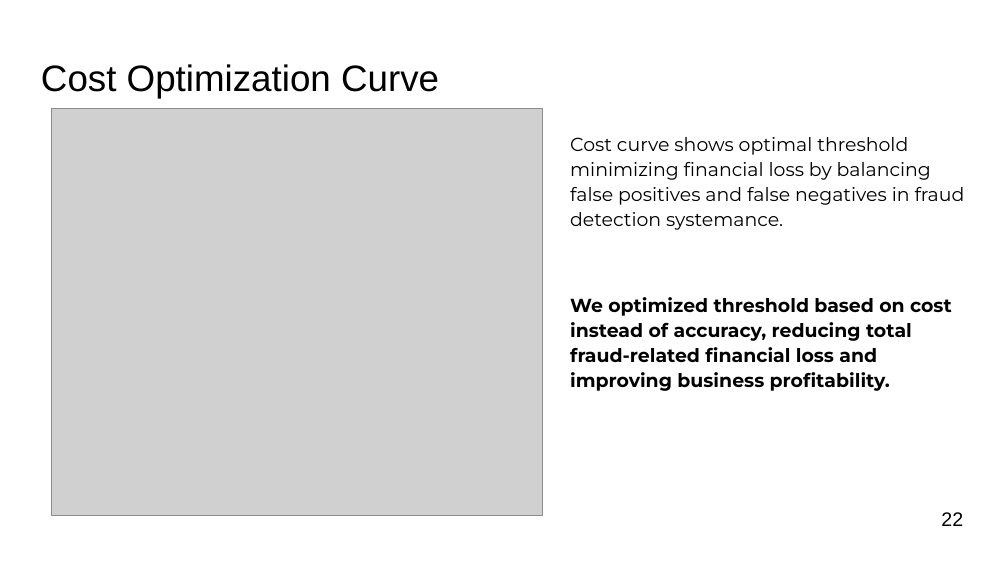
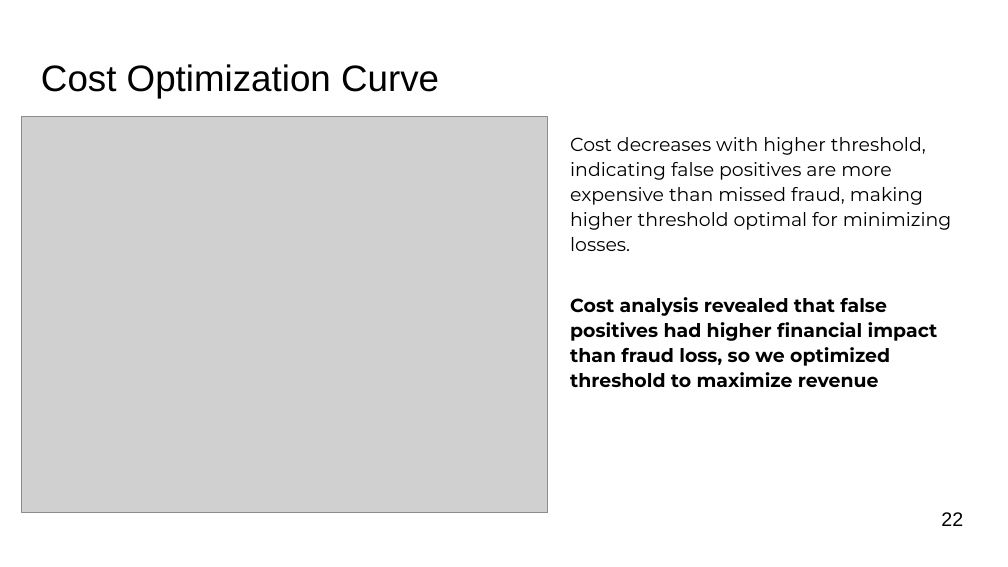
Before and after one commit to shraddhaGit-1813/DS_proj, a slide deck: slide 22 of ShraddhaTiwari - Final Presentation.pptx. Drawn at 1008x567 pixels with LibreOffice and Linux fonts; fonts in the diff are those of the drawing; grey boxes stand for pictures; background and template pictures are left out. Boxes give left, top, right and bottom in pixels: in the first picture for what was removed or moved away, otherwise in the second. Text is boxed around its words. In the diff, an @@ line names an element or a change of style, - is before the commit and + after.

```diff
--- a/ShraddhaTiwari - Final Presentation.pptx
+++ b/ShraddhaTiwari - Final Presentation.pptx
@@ picture: place and size @@
-picture at <box>51,109,542,515</box>
+picture at <box>22,117,547,513</box>
@@ text at <box>570,137,952,251</box>: text changed @@
-Cost curve shows optimal threshold minimizing financial loss by balancing false positives and false negatives in fraud detection systemance.
+Cost decreases with higher threshold, indicating false positives are more expensive than missed fraud, making higher threshold optimal for minimizing losses.
@@ text at <box>570,297,938,387</box>: text changed @@
-We optimized threshold based on cost instead of accuracy, reducing total fraud-related financial loss and improving business profitability.
+Cost analysis revealed that false positives had higher financial impact than fraud loss, so we optimized threshold to maximize revenue
```
Also in this commit, not shown: 2 other slides changed.
